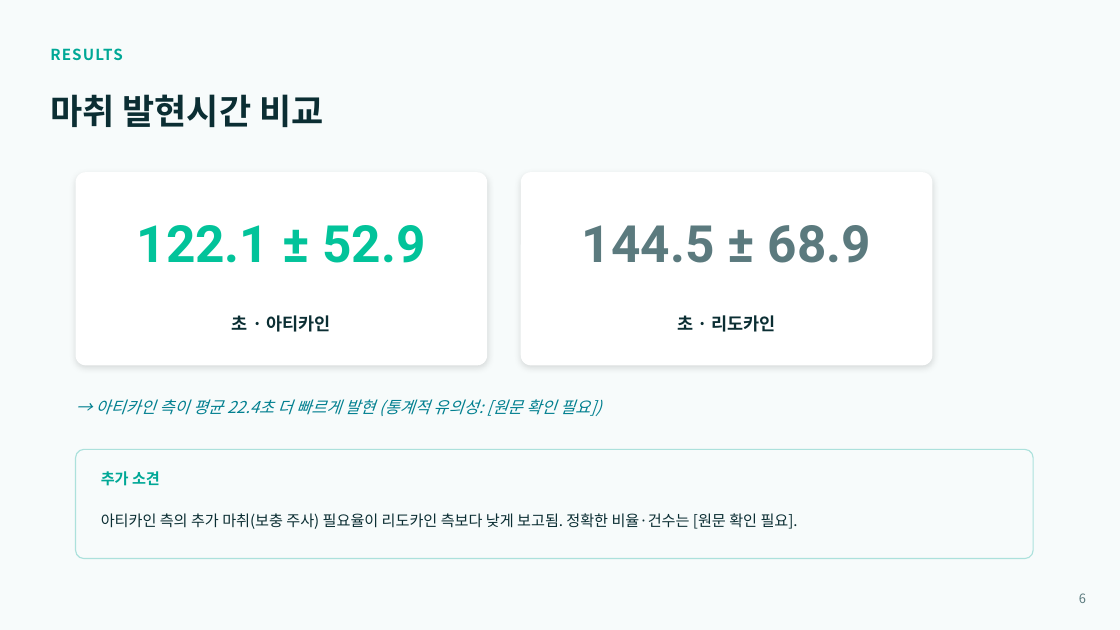
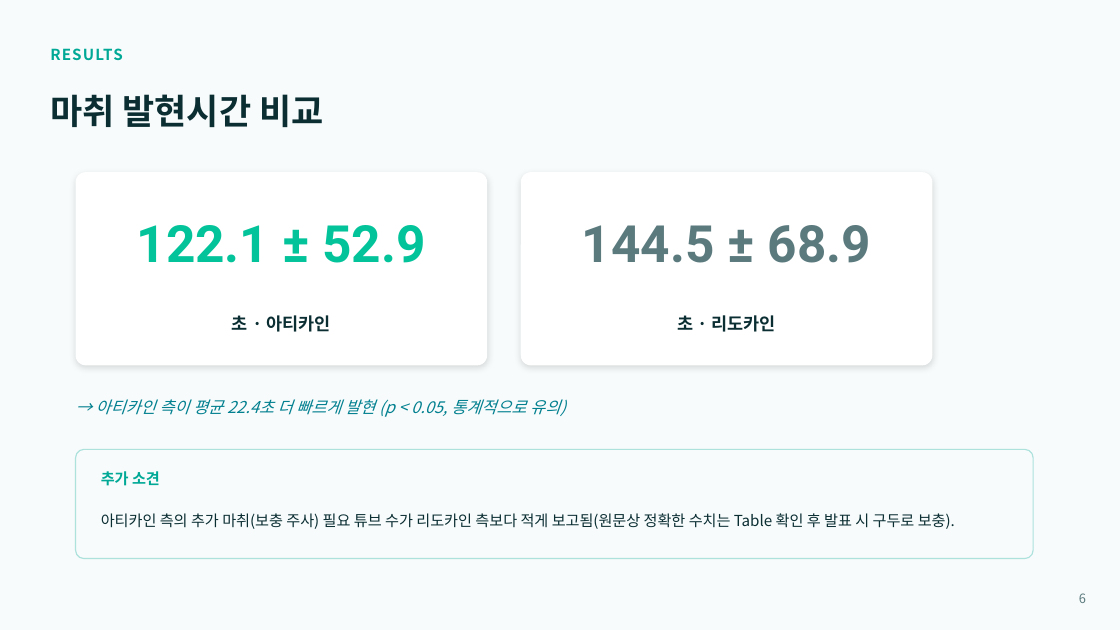
Before and after one commit to yojokem/-, a slide deck: slide 6 of 치과약리학실험2-논문발표/치과약리학실험2_논문발표.pptx. Drawn at 1120x630 pixels with LibreOffice and Linux fonts; fonts in the diff are those of the drawing. Boxes give left, top, right and bottom in pixels: in the first picture for what was removed or moved away, otherwise in the second. Text is boxed around its words. In the diff, an @@ line names an element or a change of style, - is before the commit and + after.

```diff
--- a/치과약리학실험2-논문발표/치과약리학실험2_논문발표.pptx
+++ b/치과약리학실험2-논문발표/치과약리학실험2_논문발표.pptx
@@ text at (96,399,566,417): text changed @@
-→ 아티카인 측이 평균 22.4초 더 빠르게 발현 (통계적 유의성: [원문 확인 필요])
+→ 아티카인 측이 평균 22.4초 더 빠르게 발현 (p < 0.05, 통계적으로 유의)
@@ text at (101,513,955,529): text changed @@
-아티카인 측의 추가 마취(보충 주사) 필요율이 리도카인 측보다 낮게 보고됨. 정확한 비율·건수는 [원문 확인 필요].
+아티카인 측의 추가 마취(보충 주사) 필요 튜브 수가 리도카인 측보다 적게 보고됨(원문상 정확한 수치는 Table 확인 후 발표 시 구두로 보충).
```
Also in this commit, not shown: 3 other slides changed, 5 other files.
